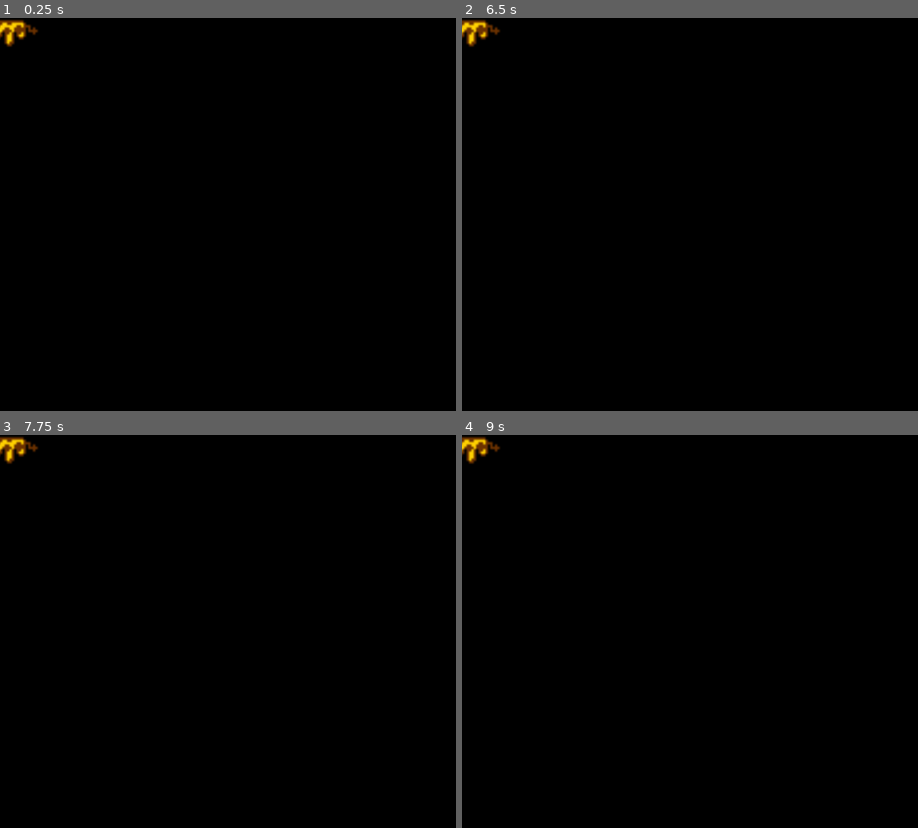
Above: before the commit, frames 1-4 (two rows, left to right).
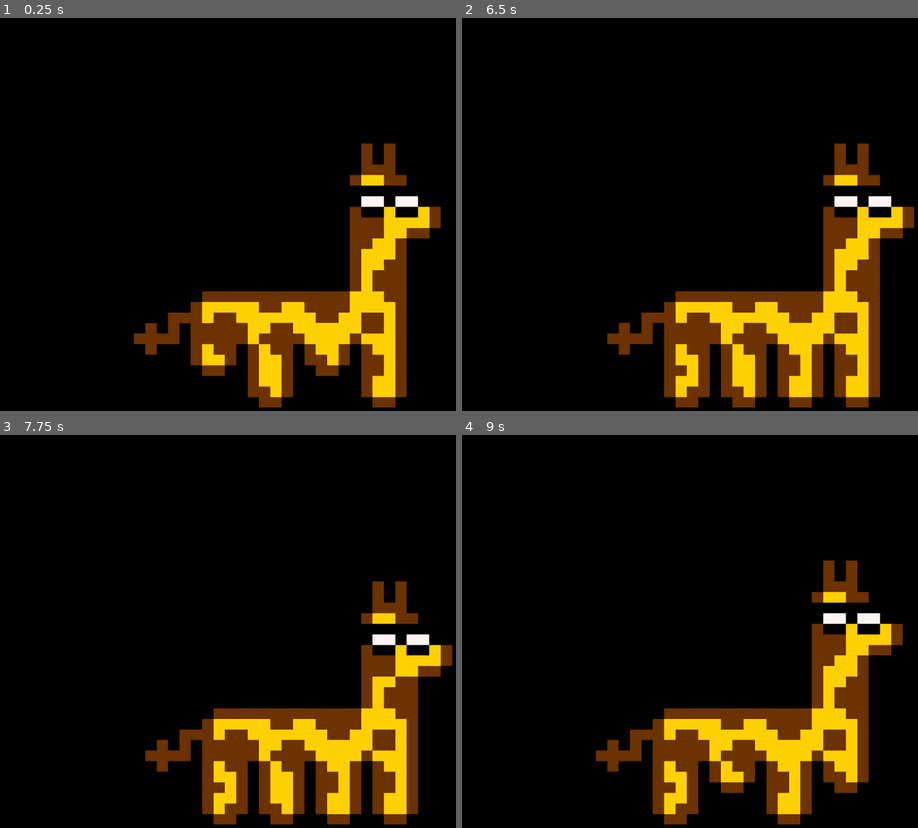
Above: after the commit, the same moments.

Repository: yApple11/rubber-ducky-debugger
Game: Godot game, scene res://Main_scene.tscn
Two runs of this game, one before a commit and one after it. Both use one fixed random seed, a clock stepped at 60 frames per second and the inputs below.
Inputs (mouse positions are in pixels of both pictures, inside the frame that each line leads up to):
- Up to frame 1 (0.25 s): no input
- Up to frame 2 (6.5 s): tap Enter at 0.5, 4.25 s; move the mouse to (799, 230) at 0.52 s; hold Right 0.53-1.28 s; tap Alt every 1.5 s from 0.6 to 5.1 s; click (799, 230) at 0.67 s; tap Space at 1.25 s; move the mouse to (603, 277) at 1.27 s; hold Down 1.28-2.03 s; tap Shift every 1.5 s from 1.35 to 5.85 s; move the mouse to (744, 151) at 2.02 s; hold Right 2.03-2.78 s; move the mouse to (671, 348) at 2.77 s; hold Up 2.78-3.53 s; click (671, 348) at 2.92 s; move the mouse to (840, 324) at 3.52 s; hold Left 3.53-5.03 s; move the mouse to (557, 183) at 4.27 s; move the mouse to (721, 253) at 5.02 s; hold Down 5.03-5.78 s; click (721, 253) at 5.17 s; move the mouse to (626, 135) at 5.77 s; hold Right from 5.78 s (still down)
- Up to frame 3 (7.75 s): move the mouse to (337, 647) at 6.52 s; release Right at 6.53 s; hold Up 6.53-7.28 s; tap Alt at 6.6 s; move the mouse to (141, 694) at 7.27 s; hold Right from 7.28 s (still down); tap Shift at 7.35 s; click (141, 694) at 7.42 s
- Up to frame 4 (9 s): move the mouse to (744, 568) at 8.02 s; release Right at 8.03 s; hold Down 8.03-8.78 s; tap Alt at 8.1 s; move the mouse to (671, 765) at 8.77 s; hold Left from 8.78 s (still down); tap Shift at 8.85 s

The runs differ from the first frame. In frame 1, 16% of the frame differs, in the area x 0-97%, y 0-100%; in frame 2, 17%, in the area x 0-100%, y 0-100%; in frame 3, 17%; in frame 4, 16%.

Commit message:
made the girrafe actually move and idle and stuff

Diff:
--- a/Main_scene.tscn
+++ b/Main_scene.tscn
@@ -2,47 +2,69 @@
 
 [ext_resource type="Texture2D" uid="uid://b7gdt6ecps74d" path="res://Giraffe sprite sheet.png" id="1_4gou1"]
 [ext_resource type="Script" uid="uid://dll7yb3spwwsg" path="res://girraffes.gd" id="1_m6qln"]
+[ext_resource type="Texture2D" uid="uid://dk0kp230qj6j5" path="res://Girraffe idle sprite sheet.png" id="2_asdu3"]
 
-[sub_resource type="AtlasTexture" id="AtlasTexture_m6qln"]
+[sub_resource type="AtlasTexture" id="AtlasTexture_1dn1e"]
+atlas = ExtResource("2_asdu3")
+region = Rect2(0, 0, 128, 128)
+
+[sub_resource type="AtlasTexture" id="AtlasTexture_1m4l3"]
+atlas = ExtResource("2_asdu3")
+region = Rect2(128, 0, 128, 128)
+
+[sub_resource type="AtlasTexture" id="AtlasTexture_vt8pf"]
+atlas = ExtResource("2_asdu3")
+region = Rect2(0, 128, 128, 128)
+
+[sub_resource type="AtlasTexture" id="AtlasTexture_cn5ab"]
+atlas = ExtResource("2_asdu3")
+region = Rect2(128, 128, 128, 128)
+
+[sub_resource type="AtlasTexture" id="AtlasTexture_asdu3"]
+atlas = ExtResource("1_4gou1")
+region = Rect2(64, 64, 64, 64)
+
+[sub_resource type="AtlasTexture" id="AtlasTexture_mwhxy"]
+atlas = ExtResource("1_4gou1")
+region = Rect2(0, 128, 64, 64)
+
+[sub_resource type="AtlasTexture" id="AtlasTexture_jvxxq"]
 atlas = ExtResource("1_4gou1")
 region = Rect2(64, 0, 64, 64)
 
-[sub_resource type="AtlasTexture" id="AtlasTexture_asdu3"]
+[sub_resource type="AtlasTexture" id="AtlasTexture_mj4h1"]
 atlas = ExtResource("1_4gou1")
 region = Rect2(0, 64, 64, 64)
-
-[sub_resource type="AtlasTexture" id="AtlasTexture_mwhxy"]
-atlas = ExtResource("1_4gou1")
-region = Rect2(0, 0, 64, 64)
-
-[sub_resource type="AtlasTexture" id="AtlasTexture_jvxxq"]
-atlas = ExtResource("1_4gou1")
-region = Rect2(64, 64, 64, 64)
-
-[sub_resource type="AtlasTexture" id="AtlasTexture_mj4h1"]
-atlas = ExtResource("1_4gou1")
-region = Rect2(0, 128, 64, 64)
 
 [sub_resource type="SpriteFrames" id="SpriteFrames_745oi"]
 animations = [{
 "frames": [{
 "duration": 1.0,
-"texture": SubResource("AtlasTexture_m6qln")
+"texture": SubResource("AtlasTexture_1dn1e")
 }, {
 "duration": 1.0,
-"texture": SubResource("AtlasTexture_asdu3")
+"texture": SubResource("AtlasTexture_1m4l3")
+}, {
+"duration": 1.0,
+"texture": SubResource("AtlasTexture_vt8pf")
+}, {
+"duration": 1.0,
+"texture": SubResource("AtlasTexture_cn5ab")
 }],
-"loop": 2,
-"name": &"Walking",
-"speed": 3.0
+"loop": 1,
+"name": &"Standing",
+"speed": 5.0
 }, {
 "frames": [{
 "duration": 1.0,
+"texture": SubResource("AtlasTexture_asdu3")
+}, {
+"duration": 1.0,
 "texture": SubResource("AtlasTexture_mwhxy")
 }],
-"loop": 0,
-"name": &"standing",
-"speed": 1.0
+"loop": 1,
+"name": &"Typing",
+"speed": 5.0
 }, {
 "frames": [{
 "duration": 1.0,
@@ -52,23 +74,26 @@
 "texture": SubResource("AtlasTexture_mj4h1")
 }],
 "loop": 1,
-"name": &"typing",
-"speed": 3.0
+"name": &"Walk_Right",
+"speed": 5.0
 }]
 
 [sub_resource type="RectangleShape2D" id="RectangleShape2D_1dn1e"]
-size = Vector2(43, 30)
+size = Vector2(338.25, 267.5)
 
 [node name="Node2D" type="Node2D" unique_id=2095139102]
 script = ExtResource("1_m6qln")
 
 [node name="AnimatedSprite2D" type="AnimatedSprite2D" parent="." unique_id=29320946]
-position = Vector2(2, 0)
+position = Vector2(124.5, 111.50001)
+scale = Vector2(4.8281255, 4.484375)
 sprite_frames = SubResource("SpriteFrames_745oi")
-animation = &"Walking"
+animation = &"Walk_Right"
+frame_progress = 0.94282573
+metadata/_edit_group_ = true
 
 [node name="Area2D" type="Area2D" parent="." unique_id=901280385]
 
 [node name="CollisionShape2D" type="CollisionShape2D" parent="Area2D" unique_id=1418084975]
-position = Vector2(5.5, 0)
+position = Vector2(856, 195)
 shape = SubResource("RectangleShape2D_1dn1e")
--- a/girraffes.gd
+++ b/girraffes.gd
@@ -1,19 +1,50 @@
 extends Node2D
 
 var speed = 300
-var direction = Vector2(1,0)
+var direction = Vector2(-1,0)
 var screen_size = Vector2()
 var window_size = Vector2(300,300)
+var idle_timer = 0.0
+var is_idling
+
+@onready var animated_sprite = $AnimatedSprite2D
 func _ready():
 	screen_size = Vector2(DisplayServer.screen_get_size())
+	animated_sprite.play("Walk_Right") #assigns walking animation to when that thign happens
 
+func maybe_idle():
+	if randf() < 0.3:
+		is_idling = true
+		idle_timer = randf_range(1.0,3.0)
+		var r = randi()%3
+		if r==0:
+			animated_sprite.play("Standing")
+			speed = 0
 
 func _physics_process(delta: float) -> void:
+		if is_idling:
+			idle_timer -= delta
+			if idle_timer <=0:
+				is_idling = false
+				speed = 300
+				animated_sprite.play("Walk_Right")
+			return
 		var window_position = Vector2(DisplayServer.window_get_position())
 		window_position += direction * speed * delta
 		print(window_position)
 		window_position.x = clamp(window_position.x, 0, screen_size.x - window_size.x)
 		window_position.y = clamp(window_position.y, 0, screen_size.y - window_size.y)
 
+		# These if statements make it so that the srpite flips and switches direction
+
+		if window_position.x <=0 or window_position.x >= screen_size.x - window_size.x:
+			direction.x *=-1
+			animated_sprite.flip_h = !animated_sprite.flip_h
+			maybe_idle()
+		if window_position.y <=0 or window_position.y >= screen_size.y - window_size.y:
+			direction.y *=-1
+			maybe_idle()
+
+
 
 		DisplayServer.window_set_position(Vector2i(window_position))
--- a/node_2d.tscn
+++ b/node_2d.tscn
@@ -1,3 +1,3 @@
 [gd_scene format=3 uid="uid://dtxn36aaagdqr"]
 
-[node name="Node2D" type="Node2D" unique_id=499707674]
+[node name="Node2D" type="Node2D" unique_id=301915605]
--- a/project.godot
+++ b/project.godot
@@ -36,6 +36,7 @@
 
 [rendering]
 
+textures/canvas_textures/default_texture_filter=0
 rendering_device/driver.windows="d3d12"
 renderer/rendering_method="gl_compatibility"
 renderer/rendering_method.mobile="gl_compatibility"
Binary file added: Girraffe idle sprite sheet.png
Not shown, added: Girraffe idle sprite sheet.png.import
